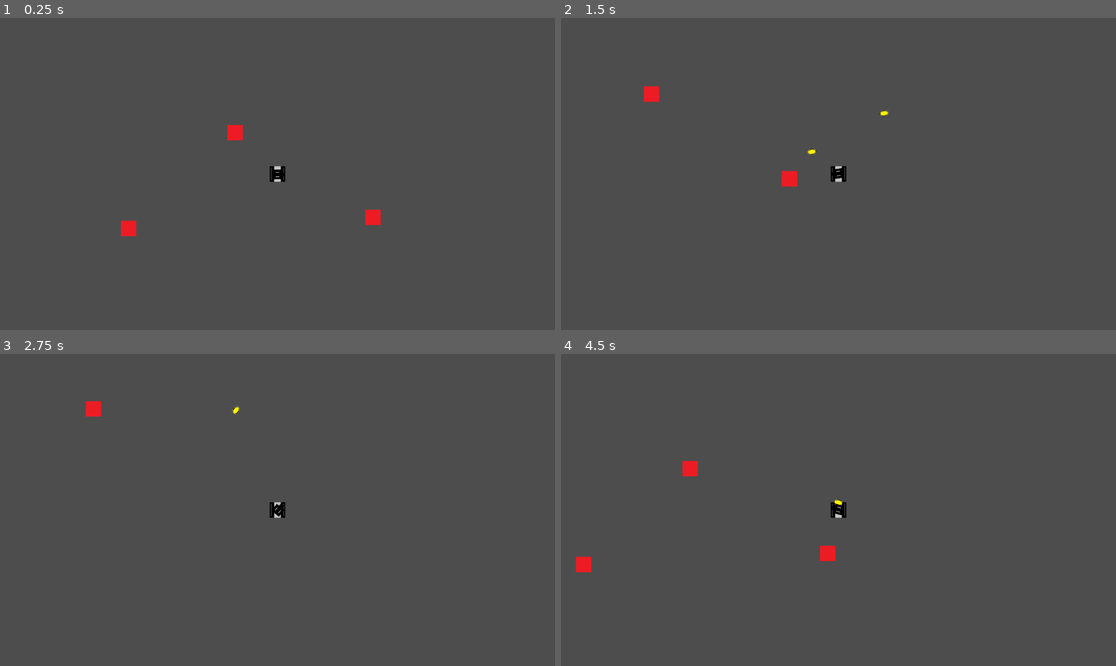
Above: before the commit, frames 1-4 (two rows, left to right).
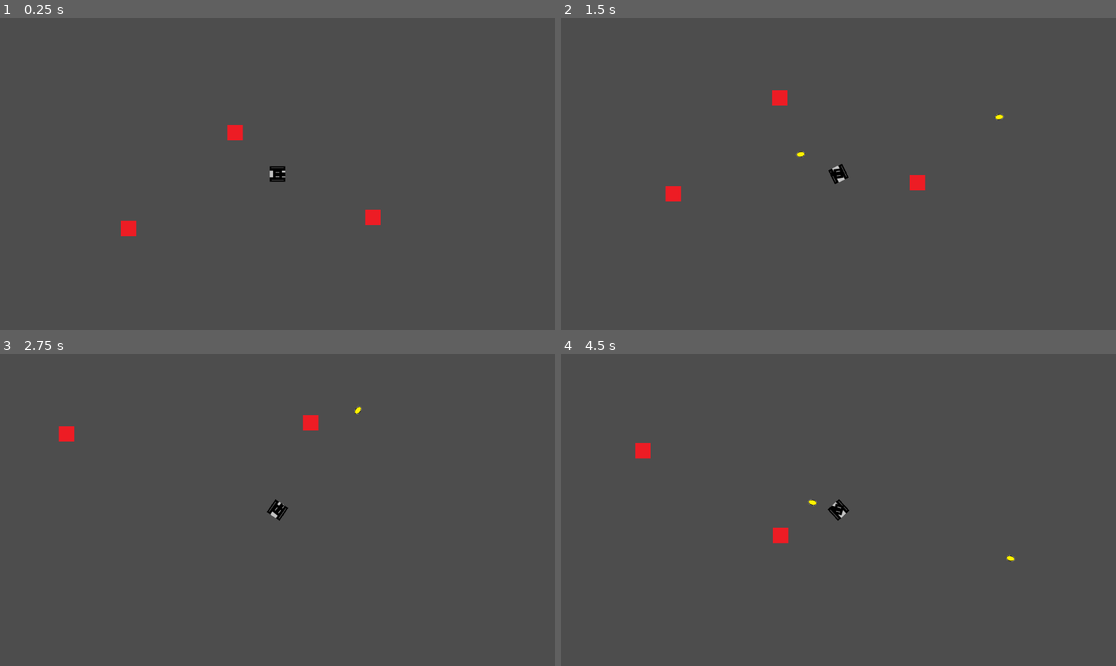
Above: after the commit, the same moments.

Repository: TheCrusty/Biotank-demake
Game: Godot game, scene res://levels/test_level.tscn
Two runs of this game, one before a commit and one after it. Both use one fixed random seed, a clock stepped at 60 frames per second and the inputs below.
Inputs (mouse positions are in pixels of both pictures, inside the frame that each line leads up to):
- Up to frame 1 (0.25 s): no input
- Up to frame 2 (1.5 s): tap Enter at 0.5 s; move the mouse to (960, 158) at 0.52 s; hold D (Rotate_Right) 0.53-1.28 s; tap Space (Shoot) at 0.6, 1.35 s; move the mouse to (727, 189) at 1.27 s; hold S (Reverse) from 1.28 s (still down)
- Up to frame 3 (2.75 s): move the mouse to (333, 441) at 2.02 s; release S (Reverse) at 2.03 s; hold D (Rotate_Right) from 2.03 s (still down); tap Space (Shoot) at 2.1 s
- Up to frame 4 (4.5 s): move the mouse to (810, 572) at 2.77 s; release D (Rotate_Right) at 2.78 s; hold W (Forward) 2.78-3.53 s; tap Space (Shoot) at 2.85, 3.6, 4.35 s; move the mouse to (1005, 556) at 3.52 s; hold A (Rotate_Left) from 3.53 s (still down); move the mouse to (672, 463) at 4.27 s

The runs differ from the first frame. In frame 1, less than 0.1% of the frame differs, in the area x 48-52%, y 47-53%; in frame 2, 0.9%, in the area x 14-80%, y 21-59%; in frame 3, 0.5%; in frame 4, 0.9%.

Commit message:
Made movement actually tank like.

Diff:
--- a/levels/player.gd
+++ b/levels/player.gd
@@ -1,7 +1,11 @@
 extends CharacterBody2D
 
+@export var speed = 400
+@export var rotation_speed = 1.5
+
 var projectile = preload("res://levels/projectile.tscn")
-@export var speed = 400
+var rotation_direction = 0
+
 
 func get_input():
 	if Input.is_action_just_pressed("Shoot"):
@@ -9,10 +13,12 @@
 		owner.add_child(projectile_instance)
 		projectile_instance.transform = $TankTopPivot.global_transform
 	else:
-		var input_direction = Input.get_vector("Rotate_Left", "Rotate_Right", "Forward", "Reverse")
-		velocity = input_direction * speed
+		rotation_direction = Input.get_axis("Rotate_Left", "Rotate_Right")
+		velocity = transform.x * Input.get_axis("Forward", "Reverse") * speed
+
 
 func _physics_process(delta):
 	get_input()
+	rotation += rotation_direction * rotation_speed * delta
 	$TankTopPivot.look_at(get_global_mouse_position())
 	move_and_slide()
--- a/levels/player.tscn
+++ b/levels/player.tscn
@@ -24,5 +24,8 @@
 
 [node name="Camera2D" type="Camera2D" parent="."]
 
-[node name="TankBottom" type="Sprite2D" parent="."]
+[node name="TankBottomPivot" type="Node2D" parent="."]
+
+[node name="TankBottom" type="Sprite2D" parent="TankBottomPivot"]
+rotation = 1.5708
 texture = ExtResource("3_mdjls")
Not shown: 1 places in levels/enemy.tscn that only renumber resources
Not shown: 1 places in levels/test_level.tscn that only renumber resources
